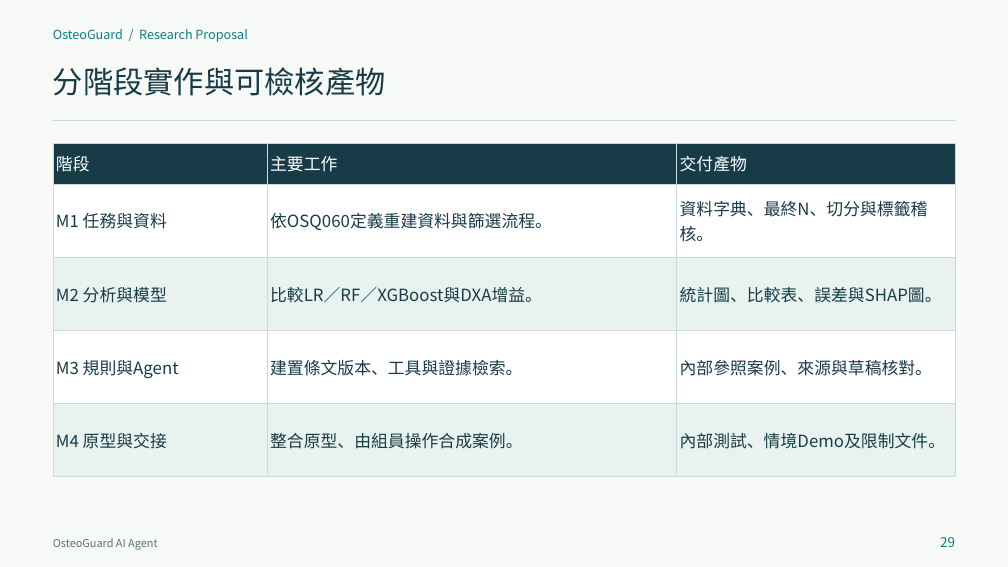
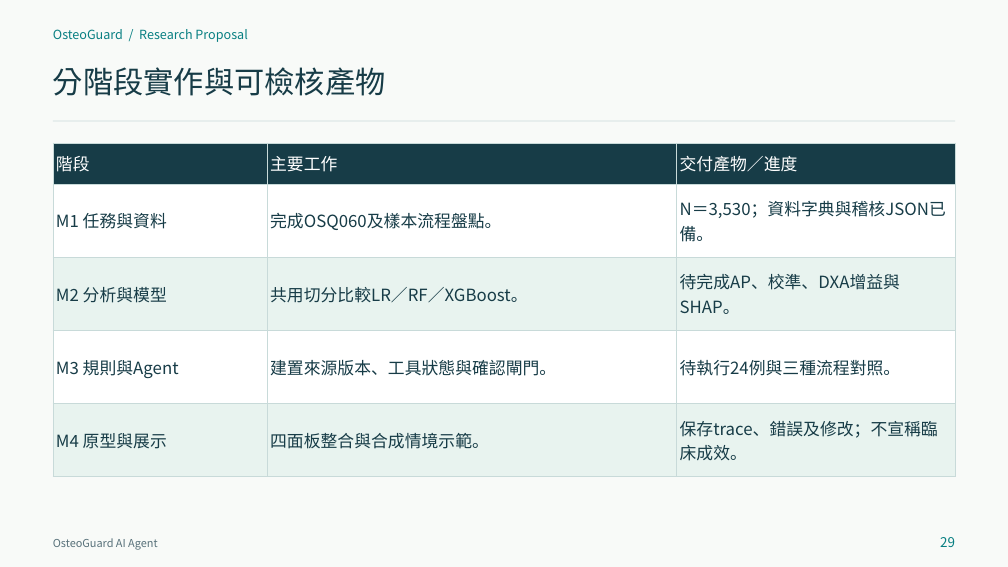
Before and after one commit to contemplator/nchu-bone-health-agent, a slide deck: slide 29 of output/OsteoGuard_Proposal_20261102.pptx. Drawn at 1008x567 pixels with LibreOffice and Linux fonts; fonts in the diff are those of the drawing. Boxes give left, top, right and bottom in pixels: in the first picture for what was removed or moved away, otherwise in the second. Text is boxed around its words. In the diff, an @@ line names an element or a change of style, - is before the commit and + after.

Commit message:
update: 修改期末 Proposal 相關檔案 fix: 參考文獻和文件內容衝突的部分

```diff
--- a/output/OsteoGuard_Proposal_20261102.pptx
+++ b/output/OsteoGuard_Proposal_20261102.pptx
@@ table at [53,143,955,476] @@
-row 1, column 3: 交付產物
+row 1, column 3: 交付產物／進度
-row 2, column 2: 依OSQ060定義重建資料與篩選流程。
+row 2, column 2: 完成OSQ060及樣本流程盤點。
-row 2, column 3: 資料字典、最終N、切分與標籤稽核。
+row 2, column 3: N＝3,530；資料字典與稽核JSON已備。
-row 3, column 2: 比較LR／RF／XGBoost與DXA增益。
+row 3, column 2: 共用切分比較LR／RF／XGBoost。
-row 3, column 3: 統計圖、比較表、誤差與SHAP圖。
+row 3, column 3: 待完成AP、校準、DXA增益與SHAP。
-row 4, column 2: 建置條文版本、工具與證據檢索。
+row 4, column 2: 建置來源版本、工具狀態與確認閘門。
-row 4, column 3: 內部參照案例、來源與草稿核對。
+row 4, column 3: 待執行24例與三種流程對照。
-row 5: M4 原型與交接 | 整合原型、由組員操作合成案例。 | 內部測試、情境Demo及限制文件。
+row 5: M4 原型與展示 | 四面板整合與合成情境示範。 | 保存trace、錯誤及修改；不宣稱臨床成效。
@@ borders changed @@
@@ line (53, 121) - (955, 121): stroke #C8DAD9 0.75 pt to #C8DAD9 1 pt @@
```
Also in this commit, not shown: 28 other slides changed, 6 slides added, 6 slides removed, 7 other files.
